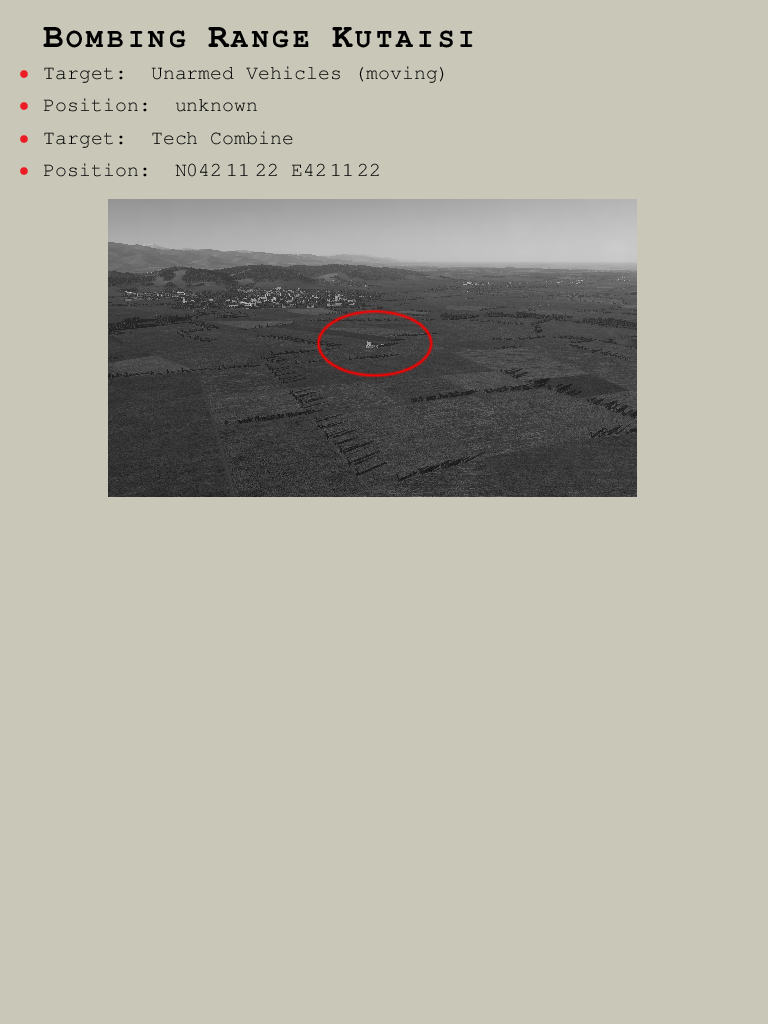
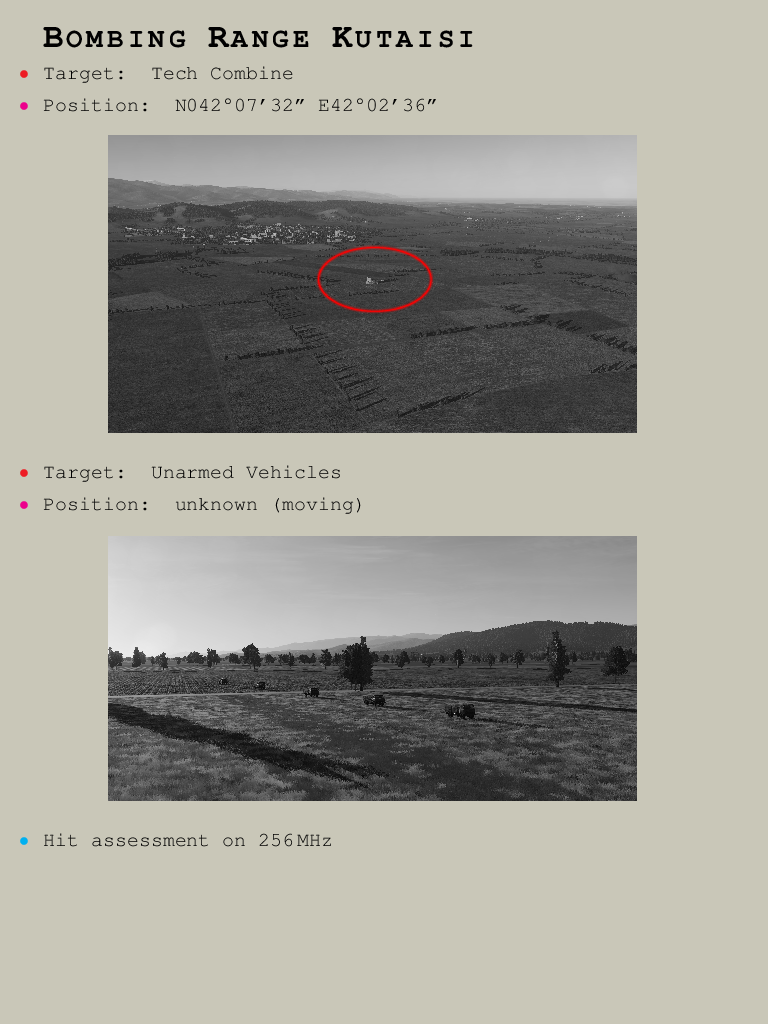
Layers edited between the first and the second 768 × 1024 image:
painted on "Clipboard" over bbox(20, 66, 637, 847)
